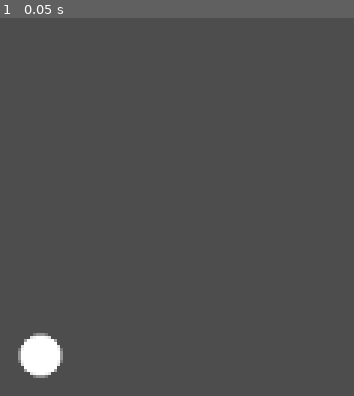
Above: before the commit, frame 1.
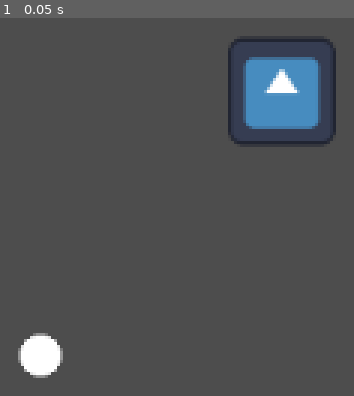
Above: after the commit, the same moment.

Repository: kam-zhan-yue/cissa-gmc-jam
Game: Godot game, scene res://scenes/main.tscn
The game is run twice, just before and just after one commit, with the same random seed, the same clock (stepped at 60 frames per second) and the same inputs. The engine's default icon, where the game draws it, is replaced by a stand-in: a white triangle on a blue panel in a dark square.
Inputs:
- Up to frame 1 (0.05 s): no input

The runs differ from the first frame. In frame 1, 5.4% of the frame differs, in the area x 64-95%, y 5-34%.

Commit message:
feat: implement basic grabbing

Diff:
--- a/project.godot
+++ b/project.godot
@@ -61,3 +61,11 @@
 "events": [Object(InputEventJoypadMotion,"resource_local_to_scene":false,"resource_name":"","device":-1,"axis":3,"axis_value":1.0,"script":null)
 ]
 }
+player_1_grab={
+"deadzone": 0.2,
+"events": [Object(InputEventJoypadButton,"resource_local_to_scene":false,"resource_name":"","device":-1,"button_index":10,"pressure":0.0,"pressed":true,"script":null)
+, Object(InputEventJoypadMotion,"resource_local_to_scene":false,"resource_name":"","device":-1,"axis":5,"axis_value":1.0,"script":null)
+, Object(InputEventJoypadButton,"resource_local_to_scene":false,"resource_name":"","device":-1,"button_index":9,"pressure":0.0,"pressed":true,"script":null)
+, Object(InputEventJoypadMotion,"resource_local_to_scene":false,"resource_name":"","device":-1,"axis":4,"axis_value":1.0,"script":null)
+]
+}
--- /dev/null
+++ b/scenes/item.tscn
@@ -0,0 +1,19 @@
+[gd_scene load_steps=4 format=3 uid="uid://dmnx2cxt2n0sq"]
+
+[ext_resource type="Texture2D" uid="uid://b58a50e60p4fd" path="res://icon.svg" id="1_s8enn"]
+[ext_resource type="Script" uid="uid://7o6k2y1oaylm" path="res://scripts/entities/grabbable.gd" id="2_6muww"]
+
+[sub_resource type="RectangleShape2D" id="RectangleShape2D_0wfyh"]
+size = Vector2(52, 50)
+
+[node name="Item" type="Node2D"]
+
+[node name="Sprite2D" type="Sprite2D" parent="."]
+scale = Vector2(0.4, 0.4)
+texture = ExtResource("1_s8enn")
+
+[node name="Area2D" type="Area2D" parent="."]
+script = ExtResource("2_6muww")
+
+[node name="CollisionShape2D" type="CollisionShape2D" parent="Area2D"]
+shape = SubResource("RectangleShape2D_0wfyh")
--- a/scenes/main.tscn
+++ b/scenes/main.tscn
@@ -1,9 +1,13 @@
-[gd_scene load_steps=2 format=3 uid="uid://bt2ju64bl0yrp"]
+[gd_scene load_steps=3 format=3 uid="uid://bt2ju64bl0yrp"]
 
 [ext_resource type="PackedScene" uid="uid://v473sc4yajje" path="res://scenes/octopus.tscn" id="1_o5qli"]
+[ext_resource type="PackedScene" uid="uid://dmnx2cxt2n0sq" path="res://scenes/item.tscn" id="2_0wfyh"]
 
 [node name="Main" type="Node2D"]
 
 [node name="Camera2D" type="Camera2D" parent="."]
 
 [node name="Octopus" parent="." instance=ExtResource("1_o5qli")]
+
+[node name="Item" parent="." instance=ExtResource("2_0wfyh")]
+position = Vector2(116, -127)
--- a/scenes/primary_arm.tscn
+++ b/scenes/primary_arm.tscn
@@ -1,7 +1,19 @@
-[gd_scene load_steps=3 format=3 uid="uid://2cb2en20eh7j"]
+[gd_scene load_steps=4 format=3 uid="uid://2cb2en20eh7j"]
 
 [ext_resource type="PackedScene" uid="uid://dpflme532hf0b" path="res://scenes/arm.tscn" id="1_nmjs0"]
 [ext_resource type="Script" uid="uid://br1g2hnvvhlbv" path="res://scripts/entities/primary_arm.gd" id="2_u10a2"]
 
+[sub_resource type="CircleShape2D" id="CircleShape2D_u10a2"]
+radius = 32.0156
+
 [node name="PrimaryArm" instance=ExtResource("1_nmjs0")]
 script = ExtResource("2_u10a2")
+
+[node name="Hand" type="Area2D" parent="." index="0"]
+unique_name_in_owner = true
+
+[node name="CollisionShape2D" type="CollisionShape2D" parent="Hand" index="0"]
+shape = SubResource("CircleShape2D_u10a2")
+
+[connection signal="area_entered" from="Hand" to="." method="_on_hand_area_entered"]
+[connection signal="area_exited" from="Hand" to="." method="_on_hand_area_exited"]
--- a/scripts/entities/arm.gd
+++ b/scripts/entities/arm.gd
@@ -3,7 +3,11 @@
 
 var aim := Vector2.ZERO
 
+@onready var hand: Area2D = %Hand
+
+func _get_hand_position() -> Vector2:
+	return position + self.aim
 
 func _draw():
 	var godot_blue : Color = Color("478cbf")
-	draw_circle(position + aim, 10, godot_blue)
+	draw_circle(_get_hand_position(), 10, godot_blue)
--- /dev/null
+++ b/scripts/entities/grabbable.gd
@@ -0,0 +1,2 @@
+class_name Grabbable
+extends Area2D
--- a/scripts/entities/primary_arm.gd
+++ b/scripts/entities/primary_arm.gd
@@ -1,15 +1,56 @@
 class_name PrimaryArm
 extends Arm
 
-const MAX_REACH = 100.0
-const ARM_SPEED = 300.0
+const MAX_REACH = 200.0
+const ARM_SPEED = 600.0
+
+
+var grab: Node2D
+
+enum ARM_STATE {
+	NONE,
+	HOVER,
+	GRAB,
+}
+
+var state := ARM_STATE.NONE
 
 # Called every frame. 'delta' is the elapsed time since the previous frame.
 func _process(delta: float) -> void:
+	self._process_grab()
+	self._process_aim(delta)
+	queue_redraw()
+
+func _process_grab() -> void:
+	match self.state:
+		ARM_STATE.HOVER:
+			pass
+		ARM_STATE.GRAB:
+			if grab:
+				grab.global_position = global_position + _get_hand_position()
+
+
+func _process_aim(delta: float) -> void:
 	var aim_vertical := Input.get_axis("player_1_aim_down", "player_1_aim_up")
 	var aim_horizontal := Input.get_axis("player_1_aim_left", "player_1_aim_right")
 	var target_velocity := Vector2(aim_horizontal, -aim_vertical)
 	self.aim += target_velocity * delta * ARM_SPEED
 	if self.aim.length() >= MAX_REACH:
 		self.aim = self.aim.normalized() * MAX_REACH
-	queue_redraw()
+	hand.position = _get_hand_position()
+
+func _input(_event: InputEvent) -> void:
+	if state == ARM_STATE.HOVER and Input.is_action_just_pressed("player_1_grab") and grab:
+		self.state = ARM_STATE.GRAB
+	elif state == ARM_STATE.GRAB and Input.is_action_just_released("player_1_grab"):
+		self.grab = null
+		self.state = ARM_STATE.NONE
+
+func _on_hand_area_entered(area: Area2D) -> void:
+	if self.state == ARM_STATE.NONE:
+		self.state = ARM_STATE.HOVER
+		self.grab = area.get_parent()
+
+
+func _on_hand_area_exited(area: Area2D) -> void:
+	self.state = ARM_STATE.NONE
Not shown, added: scripts/entities/grabbable.gd.uid
